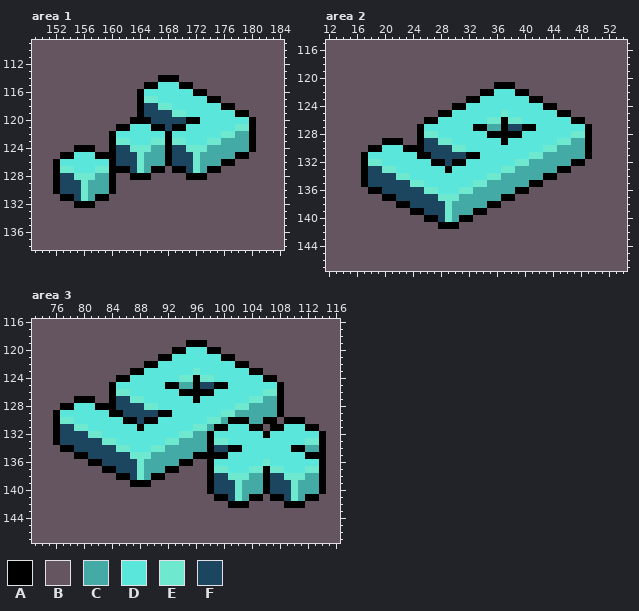
Edited in one commit: pixel-art file (Assets/BattleSoup/Artwork/Effect.ase). This is how it looked before the edit.
512x512 pixels, 1 frame. Colours within 5 levels of each other are drawn and written as one. Shown: area 1: x 149..184, y 109..138; area 2: x 12..54, y 115..147; area 3: x 73..116, y 116..147. The commit also changed other parts of the picture, which this record leaves out.
Palette (. is transparent): A #000000  B #655561  C #43aaa6  D #5ae6db  E #6ee9d0  F #1c4660
The same view after the edit:
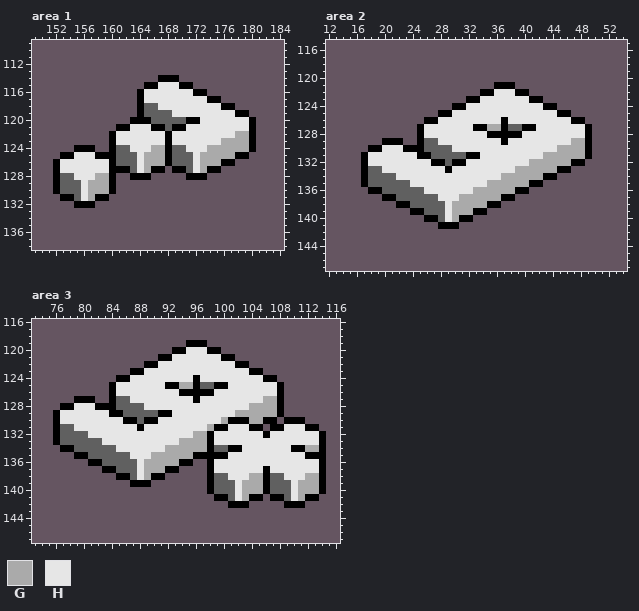
Colours new in this view: G #aaaaaa  H #e6e6e6
From old to new:
colour F: #1c4660 -> #606060
Area 1, layer "Main":
y 115: x 167..169 DDD -> HHH
y 116: x 165..171 DDDDDDD -> HHHHHHH
y 117: x 165..173 EEDDDDDDD -> HHHHHHHHH
y 118: x 167..175 EEDDDDDDD -> HHHHHHHHH
y 119: x 169..177 EEDDDDDDD -> HHHHHHHHH
y 120: x 173..179 DDDDDDD -> HHHHHHH
y 121: x 163..165 DDD -> HHH; x 171..179 DDDDDDDEE -> HHHHHHHHH
y 122: x 161..167 DDDDDDD -> HHHHHHH; x 169..179 DDDDDDDEECC -> HHHHHHHHHGG
y 123: x 161..167 EEDDDEE -> HHHHHHH; x 169..179 EEDDDEECCCC -> HHHHHHHGGGG
y 124: x 163..167 EEECC -> HHHGG; x 171..179 EEECCCCCC -> HHHGGGGGG
y 125: x 155..157 DDD -> HHH; x 164..167 ECCC -> HGGG; x 172..177 ECCCCC -> HGGGGG
y 126: x 153..159 DDDDDDD -> HHHHHHH; x 164..167 ECCC -> HGGG; x 172..175 ECCC -> HGGG
y 127: x 153..159 EEDDDEE -> HHHHHHH; x 164..165 EC -> HG; x 172..173 EC -> HG
y 128: x 155..159 EEECC -> HHHGG
y 129..130: x 156..159 ECCC -> HGGG
y 131: x 156..157 EC -> HG
Area 2, layer "Main":
y 122: x 36..38 DDD -> HHH
y 123: x 34..40 DDDDDDD -> HHHHHHH
y 124: x 32..42 DDDDDDDDDDD -> HHHHHHHHHHH
y 125: x 30..44 DDDDDDDEDDDDDDD -> HHHHHHHHHHHHHHH
y 126: x 28..36 DDDDDDDEE -> HHHHHHHHH; x 38..46 EEDDDDDDD -> HHHHHHHHH
y 127: x 26..32 DDDDDDD -> HHHHHHH; x 35..36 CC -> GG; x 42..48 DDDDDDD -> HHHHHHH
y 128: x 26..34 EEDDDDDDD -> HHHHHHHHH; x 40..48 DDDDDDDEE -> HHHHHHHHH
y 129: x 28..36 EEDDDDDDD -> HHHHHHHHH; x 38..48 DDDDDDDEECC -> HHHHHHHHHGG
y 130: x 20..22 DDD -> HHH; x 30..48 EEDDDDDDDDDDDEECCCC -> HHHHHHHHHHHHHHHGGGG
y 131: x 18..24 DDDDDDD -> HHHHHHH; x 34..48 DDDDDDDEECCCCCC -> HHHHHHHHHGGGGGG
y 132: x 18..26 EEDDDDDDD -> HHHHHHHHH; x 32..46 DDDDDDDEECCCCCC -> HHHHHHHHHGGGGGG
y 133: x 20..28 EEDDDDDDD -> HHHHHHHHH; x 30..44 DDDDDDDEECCCCCC -> HHHHHHHHHGGGGGG
y 134: x 22..42 EEDDDDDDDDDDDEECCCCCC -> HHHHHHHHHHHHHHHGGGGGG
y 135: x 24..40 EEDDDDDDDEECCCCCC -> HHHHHHHHHHHGGGGGG
y 136: x 26..38 EEDDDEECCCCCC -> HHHHHHHGGGGGG
y 137: x 28..36 EEECCCCCC -> HHHGGGGGG
y 138: x 29..34 ECCCCC -> HGGGGG
y 139: x 29..32 ECCC -> HGGG
y 140: x 29..30 EC -> HG
Area 3, layer "Main":
y 120: x 95..97 DDD -> HHH
y 121: x 93..99 DDDDDDD -> HHHHHHH
y 122: x 91..101 DDDDDDDDDDD -> HHHHHHHHHHH
y 123: x 89..103 DDDDDDDEDDDDDDD -> HHHHHHHHHHHHHHH
y 124: x 87..95 DDDDDDDEE -> HHHHHHHHH; x 97..105 EEDDDDDDD -> HHHHHHHHH
y 125: x 85..91 DDDDDDD -> HHHHHHH; x 94..95 CC -> GG; x 101..107 DDDDDDD -> HHHHHHH
y 126: x 85..93 EEDDDDDDD -> HHHHHHHHH; x 99..107 DDDDDDDEE -> HHHHHHHHH
y 127: x 87..95 EEDDDDDDD -> HHHHHHHHH; x 97..107 DDDDDDDEECC -> HHHHHHHHHGG
y 128: x 79..81 DDD -> HHH; x 89..107 EEDDDDDDDDDDDEECCCC -> HHHHHHHHHHHHHHHGGGG
y 129: x 77..83 DDDDDDD -> HHHHHHH; x 93..107 DDDDDDDEECCCCCC -> HHHHHHHHHGGGGGG
y 130: x 77..85 EEDDDDDDD -> HHHHHHHHH; x 91..100 DDDDDDDEEC -> HHHHHHHHHG; x 104..105 CC -> GG
y 131: x 79..87 EEDDDDDDD -> HHHHHHHHH; x 89..98 DDDDDDDEEC -> HHHHHHHHHG; x 101..103 DDD -> HHH; x 109..111 DDD -> HHH
y 132: x 81..97 EEDDDDDDDDDDDEECC -> HHHHHHHHHHHHHHHGG; x 99..105 DDDDDDD -> HHHHHHH; x 107..113 DDDDDDD -> HHHHHHH
y 133: x 83..97 EEDDDDDDDEECCCC -> HHHHHHHHHHHGGGG; x 99..113 EEDDDDDDDDDDDEE -> HHHHHHHHHHHHHHH
y 134: x 85..97 EEDDDEECCCCCC -> HHHHHHHGGGGGG; x 103..109 DDDDDDD -> HHHHHHH; x 112..113 CC -> GG
y 135: x 87..95 EEECCCCCC -> HHHGGGGGG; x 101..111 DDDDDDDDDDD -> HHHHHHHHHHH
y 136: x 88..93 ECCCCC -> HGGGGG; x 99..113 DDDDDDDEDDDDDDD -> HHHHHHHHHHHHHHH
y 137: x 88..91 ECCC -> HGGG; x 99..105 EEDDDEE -> HHHHHHH; x 107..113 EEDDDEE -> HHHHHHH
y 138: x 88..89 EC -> HG; x 101..105 EEECC -> HHHGG; x 109..113 EEECC -> HHHGG
y 139..140: x 102..105 ECCC -> HGGG; x 110..113 ECCC -> HGGG
y 141: x 102..103 EC -> HG; x 110..111 EC -> HG
Pixel boxes of the changes (left, top, right, bottom) in both pictures:
changed: (60, 82, 249, 201)
changed: (368, 89, 585, 222)
changed: (60, 347, 319, 501)
